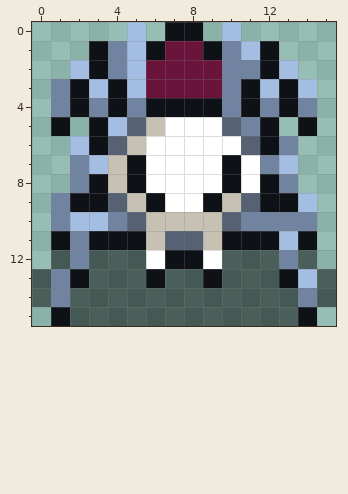
File history of a pixel-art sprite, Assets/Sprites/Bosses/Bosses.png. Above is the file before it was changed.
The file is 16x16 pixels.
Now the later version:
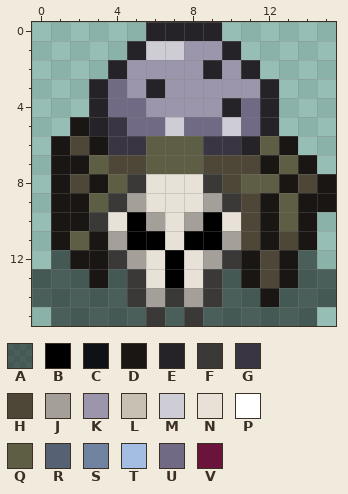
Palette (. is transparent): A #00000080  B #000000  C #0e1116  D #191613  E #252328  F #3a3938  G #393542  H #4e4738  J #a4a099  K #9b96ab  L #c7c1b3  M #ceccd4  N #e7e1d8  P #ffffff  Q #5d5e43  R #566273  S #7083a0  T #a4bde3  U #716a84  V #6a143b
Change:
Changed rows in their new state; - is an unchanged pixel.
first column x 1:
 0 ----.EEEE.-----
 1 --..EMMKKE..---
 2 -..EKKKKEKE..--
 3 ..EUKEKKKKKE..-
 4 ..EUUKKKKEUE..-
 5 .DEGUUMUUMUE-.-
 6 DHDGGQQQGGEQD--
 7 DDQHHQQQHHHDQD-
 8 DHDQFNNNFHQQDHD
 9 DDQFJNNNJFHDQDD
10 DDFNBJNJBNHDQD-
11 DQDJBBNBBJHDHD-
12 -DDFJNBNJFDHD--
13 AAD-FNBNF-DHDA-
14 A---FJFJF--D-A-
15 A----F-F-----A-
